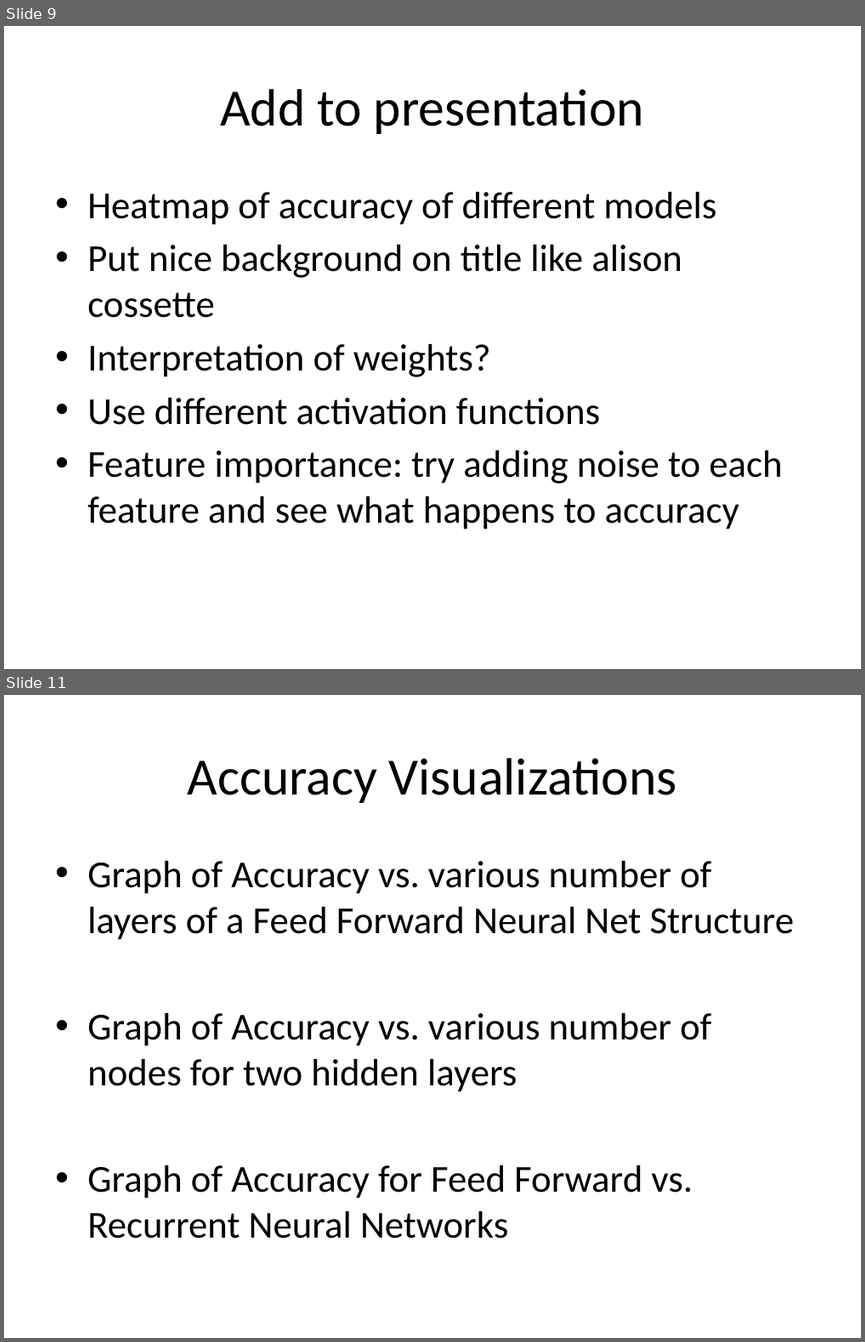
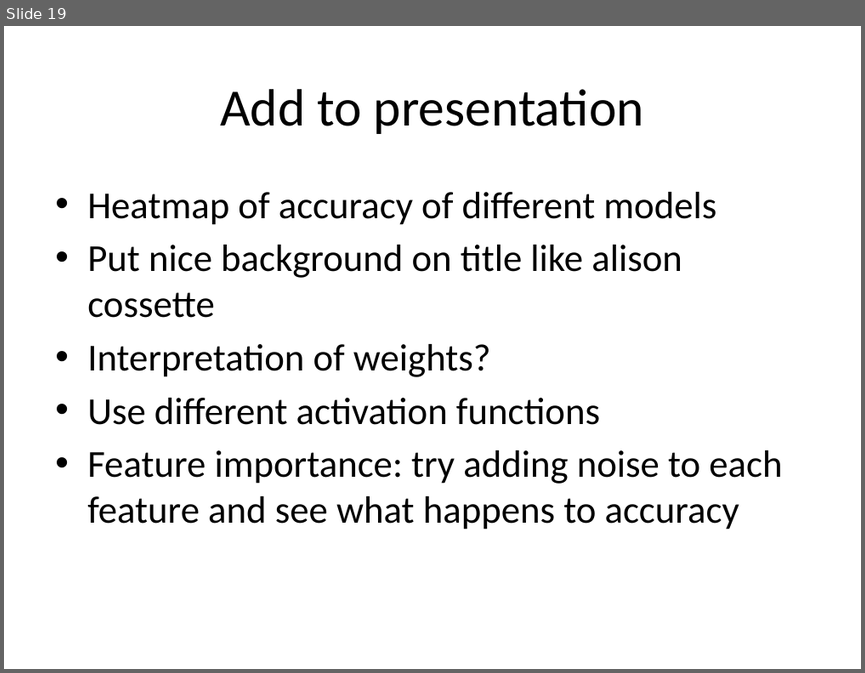
Before and after one commit to wilkung/Predicting_Markets_with_Neural_Nets, a slide deck: Kojack_Presentation.pptx. Shown one above the other, each under a label of ours: slides 9 and 11 before the commit, slide 19 after it; the slides between them are not shown. The pictures are 865x1342 and 865x673 pixels, drawn with LibreOffice and Linux fonts; fonts in the diff are those of the drawing. Boxes give left, top, right and bottom in pixels: in the first picture for what was removed or moved away, otherwise in the second. Text is boxed around its words. In the diff, an @@ line names an element or a change of style, - is before the commit and + after.

```diff
--- a/Kojack_Presentation.pptx
+++ b/Kojack_Presentation.pptx
@@ slide 11 removed at (x1=4, y1=695, x2=861, y2=1338), background #FFFFFF @@
@@ title removed at (x1=187, y1=758, x2=677, y2=803) @@
-Accuracy Visualizations
@@ text removed at (x1=87, y1=861, x2=794, y2=1238) @@
-• Graph of Accuracy vs. various number of layers of a Feed Forward Neural Net Structure
-• Graph of Accuracy vs. various number of nodes for two hidden layers
-• Graph of Accuracy for Feed Forward vs. Recurrent Neural Networks
@@ what was slide 9 is now slide 19 @@
```
Also in this commit, not shown: 9 slides changed, 6 slides added, 4 other slides removed, 10 other files.
